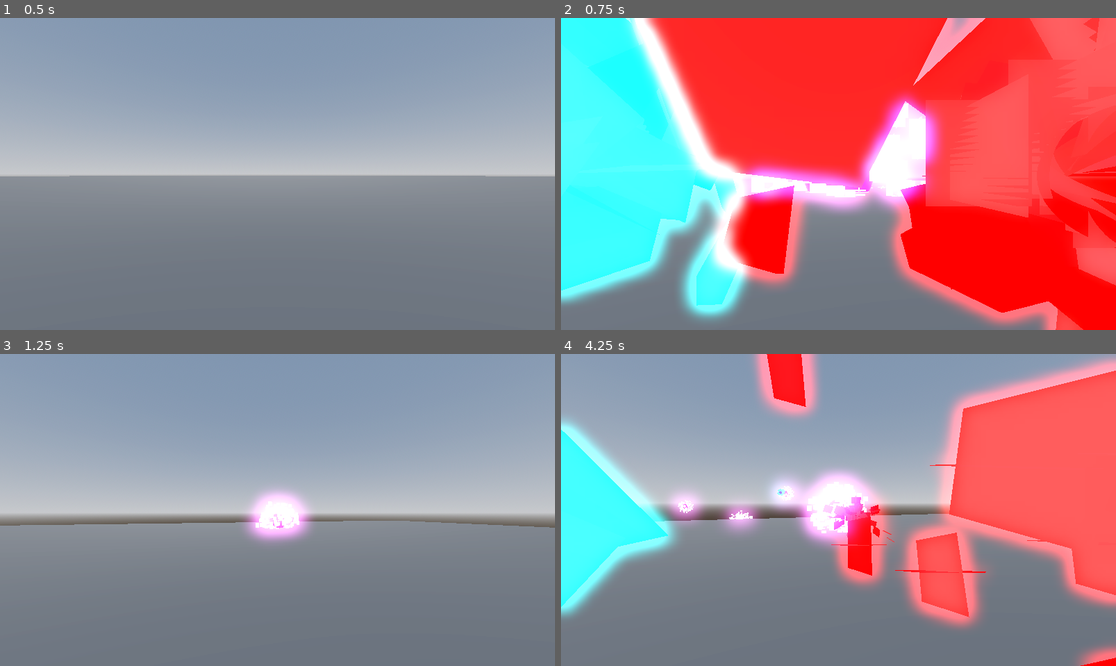
Above: before the commit, frames 1-4 (two rows, left to right).
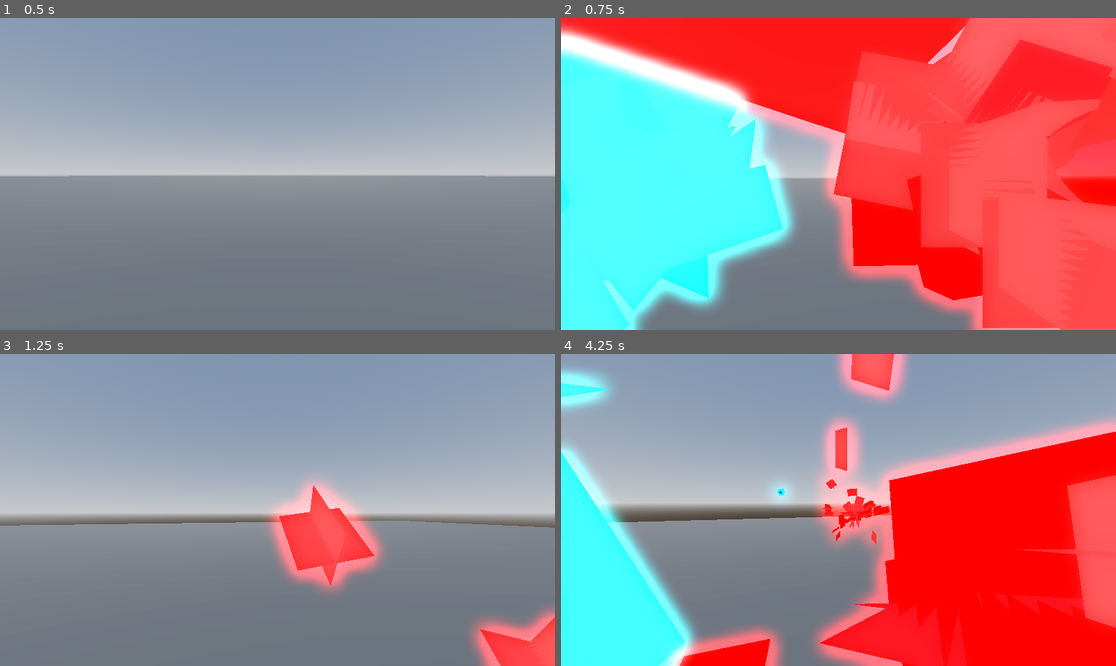
Above: after the commit, the same moments.

Repository: AmanSong/GE1-DomainExpansion-CA
Game: Godot game, scene res://root.tscn
Same seed, same stepped clock (60 frames per second), same inputs: the game is played once before the commit and once after it. The project has no main scene, so this scene is started directly.
Inputs (mouse positions are in pixels of both pictures, inside the frame that each line leads up to):
- Up to frame 1 (0.5 s): no input
- Up to frame 2 (0.75 s): tap Enter at 0.5 s; move the mouse to (866, 174) at 0.52 s; hold W (move_forward) from 0.53 s (still down); tap R (technique_purple) at 0.6 s
- Up to frame 3 (1.25 s): keep holding W (move_forward); tap Space (jump) at 0.77 s
- Up to frame 4 (4.25 s): keep holding W (move_forward); move the mouse to (810, 510) at 1.27 s; tap Shift (sprint) at 1.35 s; tap Space (jump) at 1.52, 3.02, 3.77 s; tap R (technique_purple) at 1.55, 2.3, 2.85, 3.8 s; move the mouse to (849, 503) at 2.02 s; tap Q (technique_blue) at 2.1 s; move the mouse to (832, 516) at 2.77 s; move the mouse to (877, 513) at 3.52 s; tap E (technique_red) at 3.6 s

Frame 1 is identical in both runs. In frame 2, 56% of the frame differs, in the area x 0-100%, y 0-100%; in frame 3, 8.1%; in frame 4, 60%.

Commit message:
added janky animation tween

Diff:
--- a/player_movement.gd
+++ b/player_movement.gd
@@ -7,6 +7,7 @@
 @export var sprint_speed = 10.0
 @export var mouse_sensitivity = 0.25
 @onready var pov = $POV
+@onready var player = $"."
 
 
 var is_jumping = false
@@ -38,7 +39,6 @@
 	# Update cooldown timers
 	blue_cooldown_timer = max(0, blue_cooldown_timer - delta)
 	red_cooldown_timer = max(0, red_cooldown_timer - delta)
-
 
 # for camera movement
 func _input(event):
@@ -125,7 +125,6 @@
 	else:
 		print("Error: Red scene not loaded")
 
-
 func technique_purple():
 	if purple:  # Check if the red scene is loaded
 		var purple_instance = purple.instantiate()
@@ -140,18 +139,35 @@
 		var camera_forward = -camera_transform.basis.z.normalized()
 		var target_rotation = Basis().looking_at(camera_forward, Vector3(0, 1, 0))
 
+		# purple facing from camera
 		purple_instance.transform.basis = target_rotation
 
+		# stop them from moving
 		red_instance.stop_movement()
 		blue_instance.stop_movement()
+
+		# set their starting positions
 		red_instance.position = position + transform.basis.z * -2 + transform.basis.x * 2
 		red_instance.transform.basis = target_rotation
 		blue_instance.position = position + transform.basis.z * -2 + transform.basis.x * -2
 		blue_instance.transform.basis = target_rotation
 
-		get_parent().add_child(purple_instance)
+
 		get_parent().add_child(red_instance)
 		get_parent().add_child(blue_instance)
 
+		var mid = pov.global_transform.origin + pov.global_transform.basis.z * -2
+
+		var tween_red = get_tree().create_tween()
+		var tween_blue = get_tree().create_tween()
+
+		tween_red.tween_property(red_instance, "position", mid, 5.0)
+		tween_blue.tween_property(blue_instance, "position", mid, 5.0)
+
+		await get_tree().create_timer(5).timeout
+		red_instance.queue_free()
+		blue_instance.queue_free()
+		get_parent().add_child(purple_instance)
+
 	else:
 		print("Error: Purple scene not loaded")
